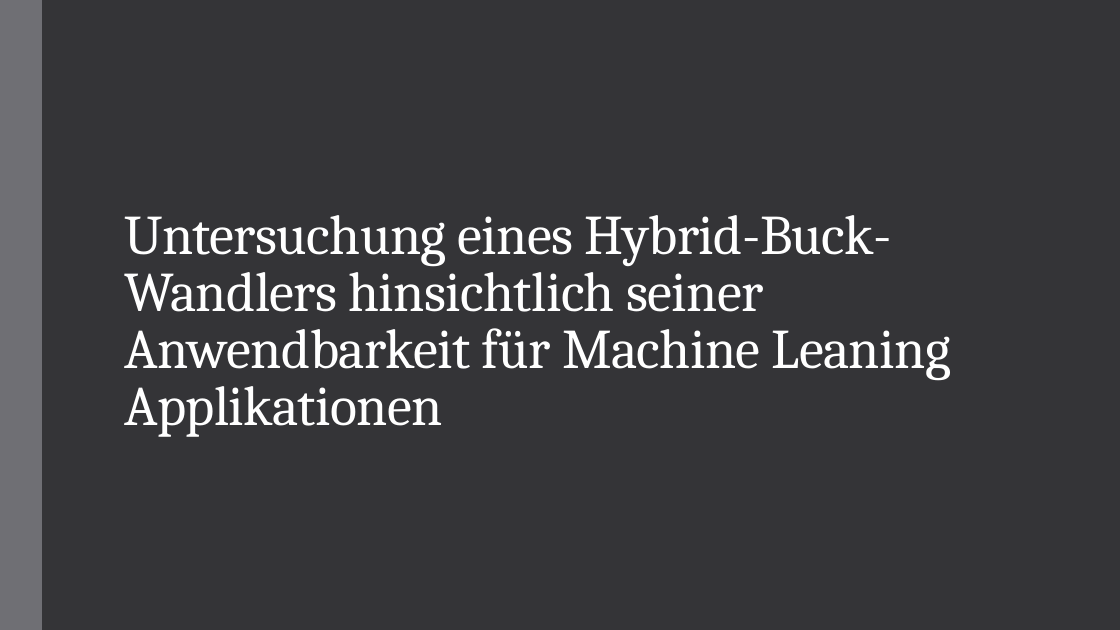
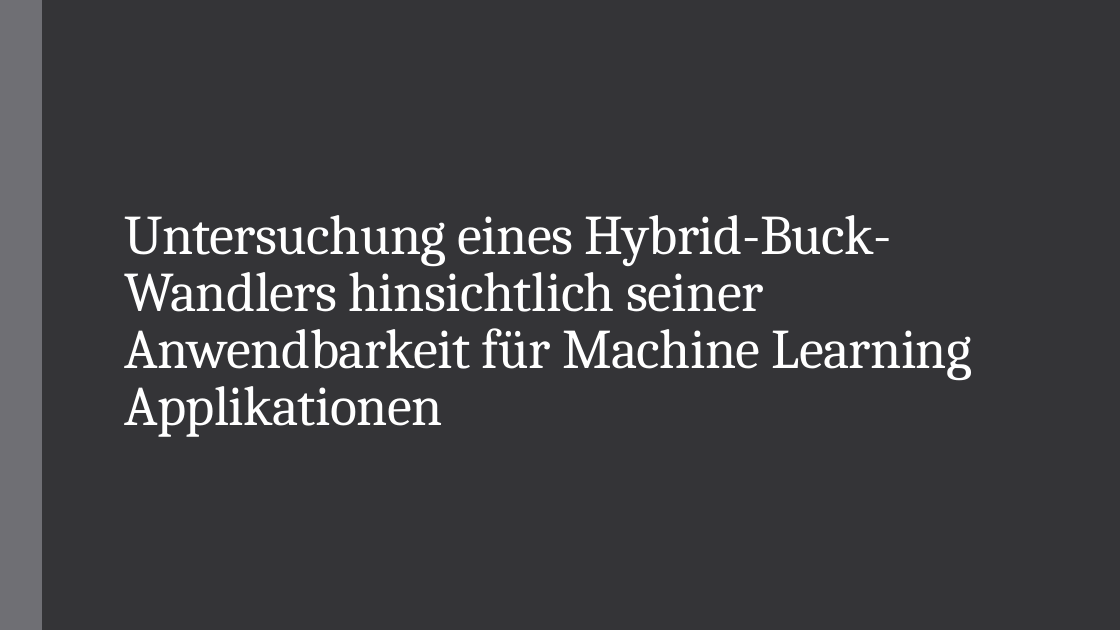
Before and after one commit to Blizzrow/Texts, a slide deck: slide 1 of Wandler_Koll.pptx. Drawn at 1120x630 pixels with LibreOffice and Linux fonts; fonts in the diff are those of the drawing. Boxes give left, top, right and bottom in pixels: in the first picture for what was removed or moved away, otherwise in the second. Text is boxed around its words. In the diff, an @@ line names an element or a change of style, - is before the commit and + after.

```diff
--- a/Wandler_Koll.pptx
+++ b/Wandler_Koll.pptx
@@ title at (x1=124, y1=215, x2=973, y2=437): text changed @@
-Untersuchung eines Hybrid-Buck-Wandlers hinsichtlich seiner Anwendbarkeit für Machine Leaning Applikationen
+Untersuchung eines Hybrid-Buck-Wandlers hinsichtlich seiner Anwendbarkeit für Machine Learning Applikationen
```
Also in this commit, not shown: 2 other slides changed, 1 slide added, 3 other files.
